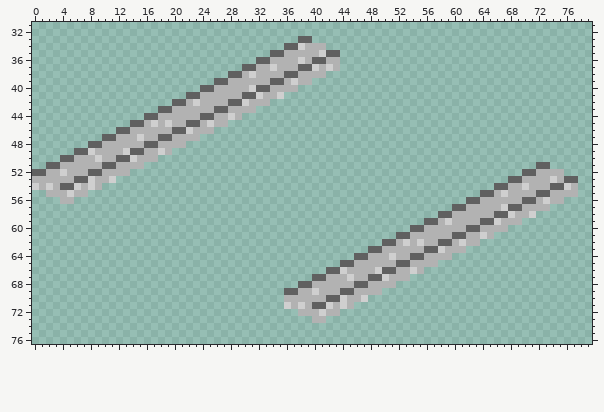
File history of a pixel-art file, assets/art/hub_level/sidewalk/road_sidewalk1.aseprite. The picture above is the old version.
80x82 pixels, 1 frame. Shown: x 0..79, y 31..76.
After:
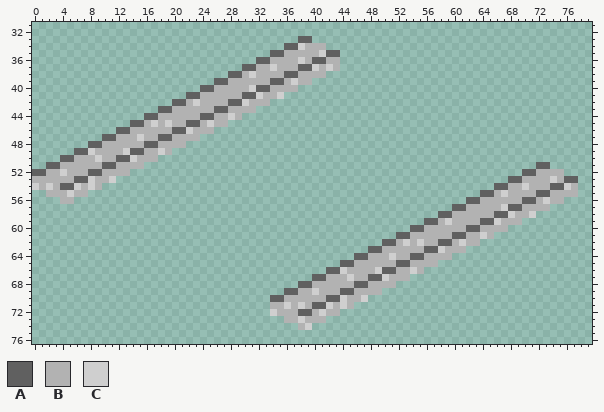
Palette (. is transparent): A #606060  B #b2b2b2  C #cfcfcf
From old to new:
Layer "sidewalk":
Colour A is added in row 70 at x 34 to 35.
Colour A replaces colour B in row 72 at x 38 to 39.
Colour B is added in row 71 at x 34 to 35; in row 72 at x 35 to 37; in row 73 at x 36 to 37 and 39; in row 74 at x 38.
Colour C is added in row 72 at x 34; in row 73 at x 38; in row 74 at x 39.
Changed places in both pictures, as pixel boxes (x1, y1, x2, y2):
changed: (270, 295, 312, 330)
